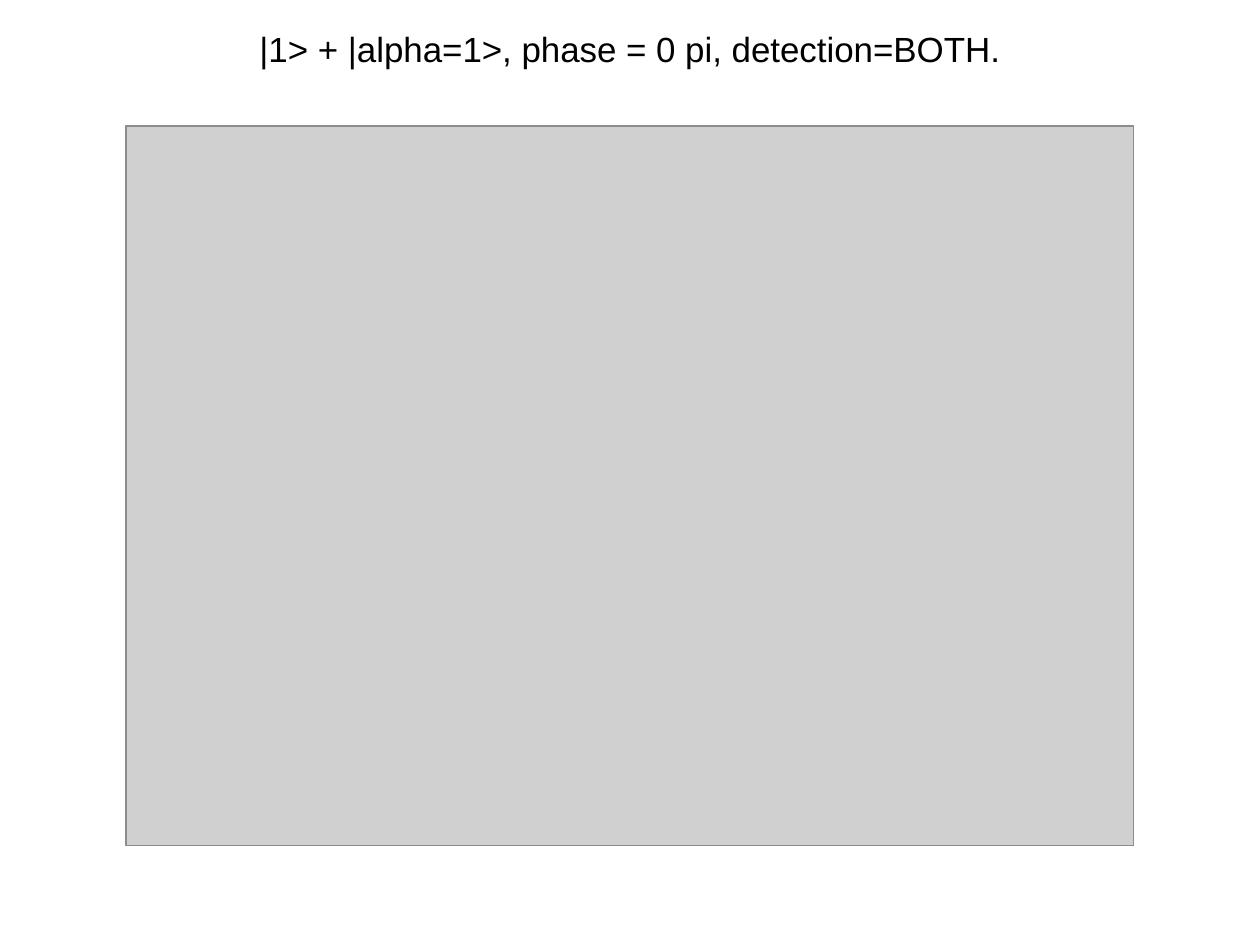
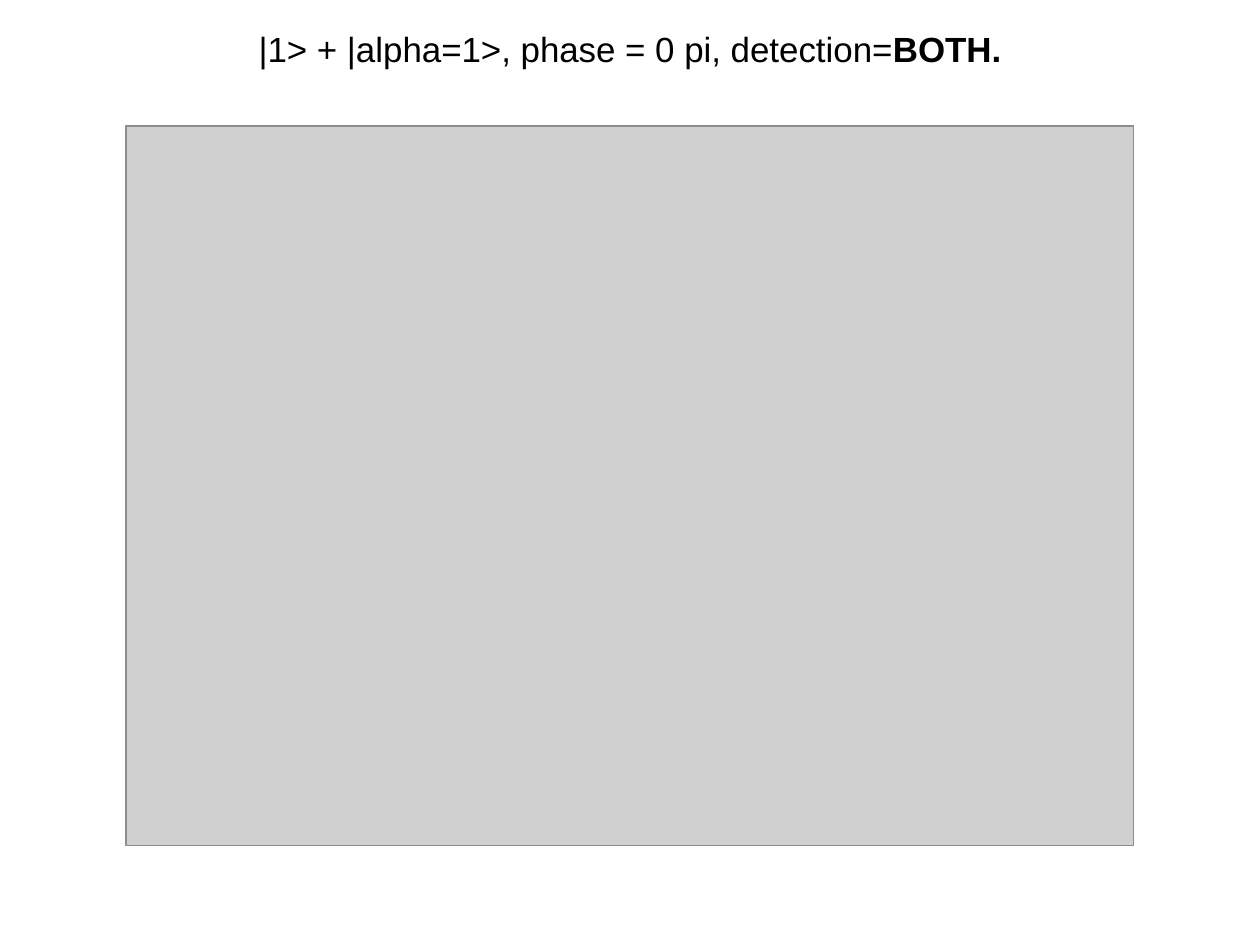
Before and after one commit to matthewR1993/qscheme, a slide deck: slide 1 of results/res11/res11.odp. Drawn at 1260x945 pixels with LibreOffice and Linux fonts; fonts in the diff are those of the drawing; grey boxes stand for pictures. Boxes give left, top, right and bottom in pixels: in the first picture for what was removed or moved away, otherwise in the second. Text is boxed around its words. In the diff, an @@ line names an element or a change of style, - is before the commit and + after.

```diff
--- a/results/res11/res11.odp
+++ b/results/res11/res11.odp
@@ title "|1> + |alpha=1>, phase = ..." at (259, 36, 1002, 69): bold on in "detection=BOTH." @@
```
Also in this commit, not shown: 1 other slide changed, 3 slides added, 10 other files.
